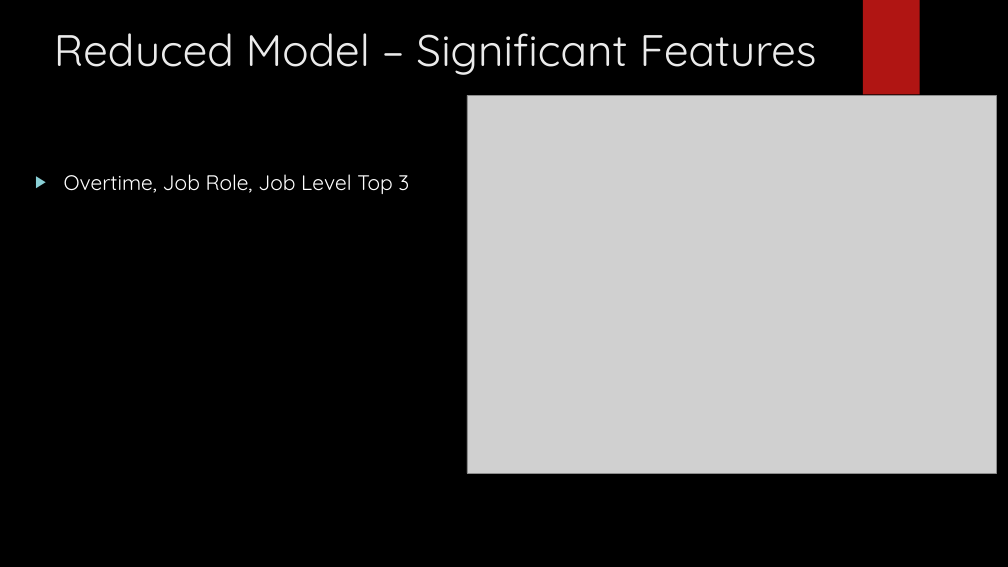
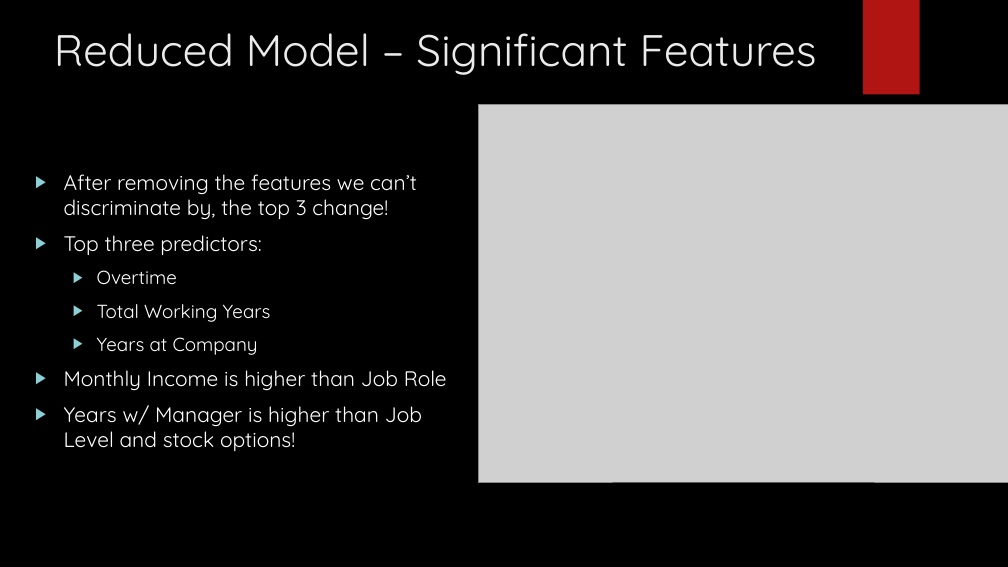
Before and after one commit to vazquezs123/DATA_SCIENCE_CS02, a slide deck: slide 35 of case_study_02_presentation.pptx. Drawn at 1008x567 pixels with LibreOffice and Linux fonts; fonts in the diff are those of the drawing; grey boxes stand for pictures; background and template pictures are left out. Boxes give left, top, right and bottom in pixels: in the first picture for what was removed or moved away, otherwise in the second. Text is boxed around its words. In the diff, an @@ line names an element or a change of style, - is before the commit and + after.

Commit message:
updated ML slides

```diff
--- a/case_study_02_presentation.pptx
+++ b/case_study_02_presentation.pptx
@@ picture: place and size @@
-picture at (467,95,997,473)
+picture at (479,104,1008,482)
@@ text at (64,174,447,451): text changed @@
-▶ Overtime, Job Role, Job Level Top 3
+▶ After removing the features we can’t discriminate by, the top 3 change!
+▶ Top three predictors:
+  ▶ Overtime
+  ▶ Total Working Years
+  ▶ Years at Company
+▶ Monthly Income is higher than Job Role
+▶ Years w/ Manager is higher than Job Level and stock options!
```
